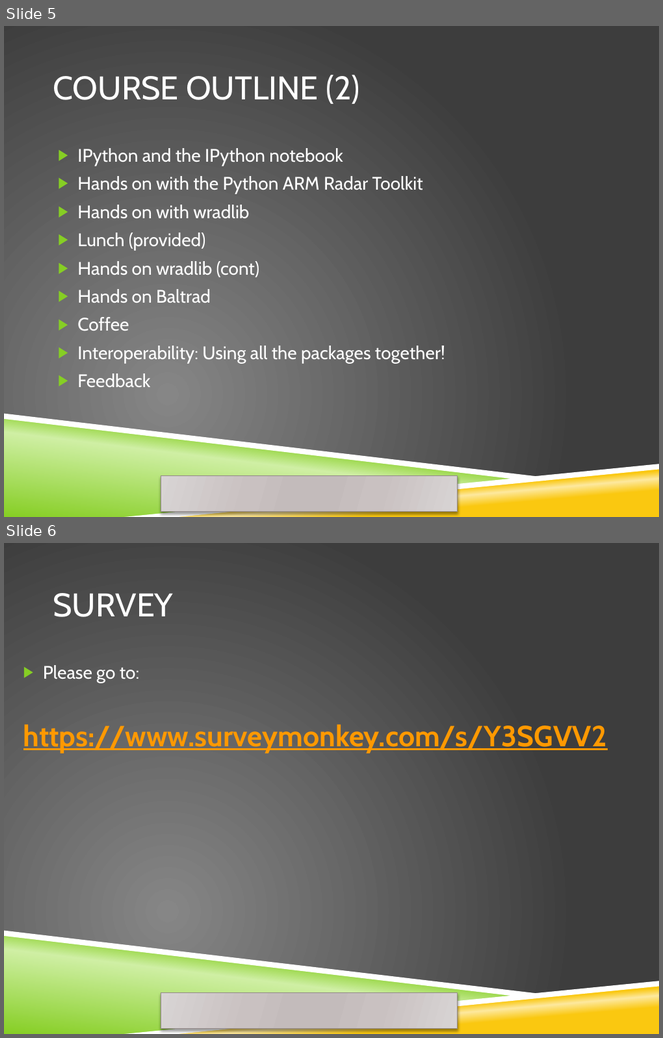
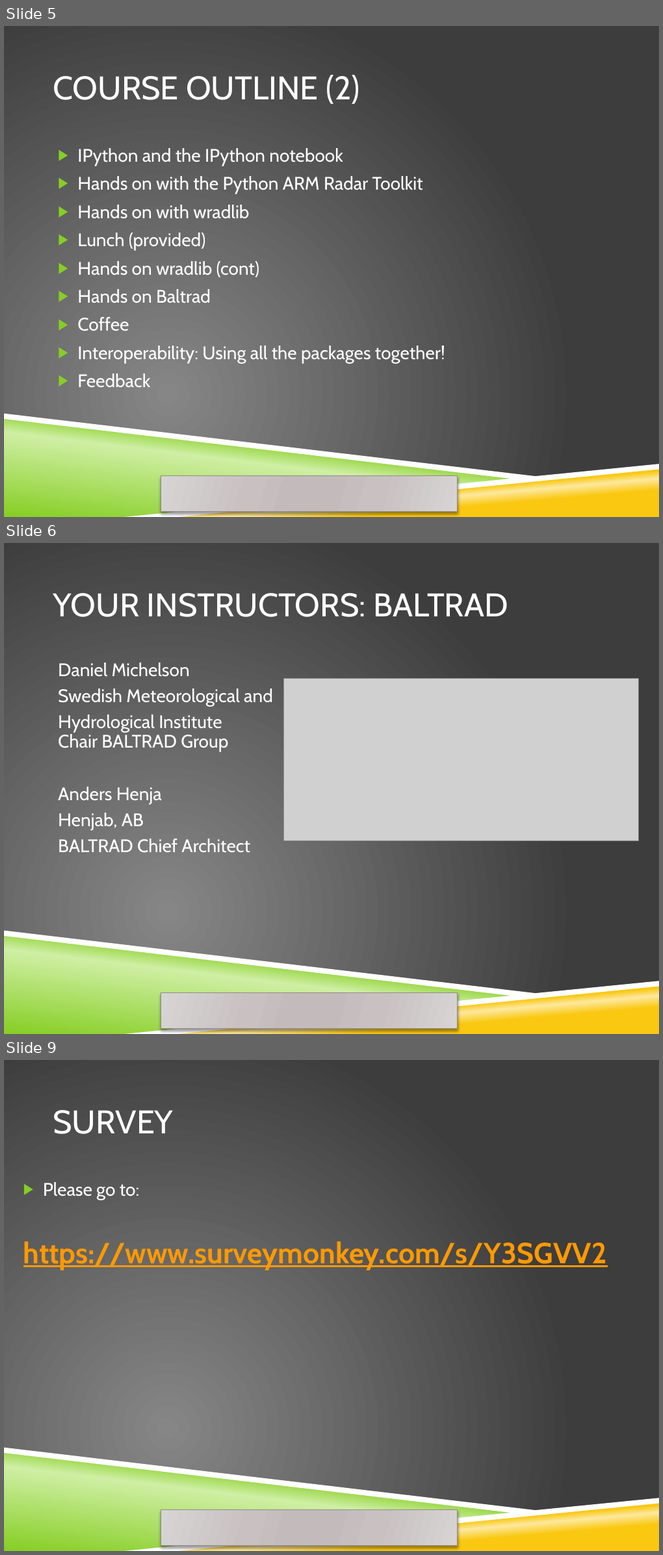
Before and after one commit to openradar/open_source_radar_short_course, a slide deck: powerpoint/1 welcome.pptx. Shown one above the other, each under a label of ours: slides 5 and 6 before the commit, slides 5, 6 and 9 after it; the slides between them are not shown. The pictures are 663x1038 and 663x1555 pixels, drawn with LibreOffice and Linux fonts; fonts in the diff are those of the drawing; grey boxes stand for pictures; background and template pictures are left out. Boxes give left, top, right and bottom in pixels: in the first picture for what was removed or moved away, otherwise in the second. Text is boxed around its words. In the diff, an @@ line names an element or a change of style, - is before the commit and + after.

```diff
--- a/powerpoint/1 welcome.pptx
+++ b/powerpoint/1 welcome.pptx
@@ slide 6 added at [4,543,659,1034], background picture (left out); not listed: 6 template elements that a slide beside it also shows @@
@@ title added at [53,593,508,617], 36 pt, text #FFFFFF @@
+YOUR INSTRUCTORS: BALTRAD
@@ text added at [58,663,273,853], 20 pt, text #FFFFFF @@
+Daniel Michelson
+Swedish Meteorological and
+Hydrological Institute
+Chair BALTRAD Group
+Anders Henja
+Henjab, AB
+BALTRAD Chief Architect
@@ picture added at [284,679,640,841] @@
@@ what was slide 6 is now slide 9 @@
```
Also in this commit, not shown: 2 other slides added.
